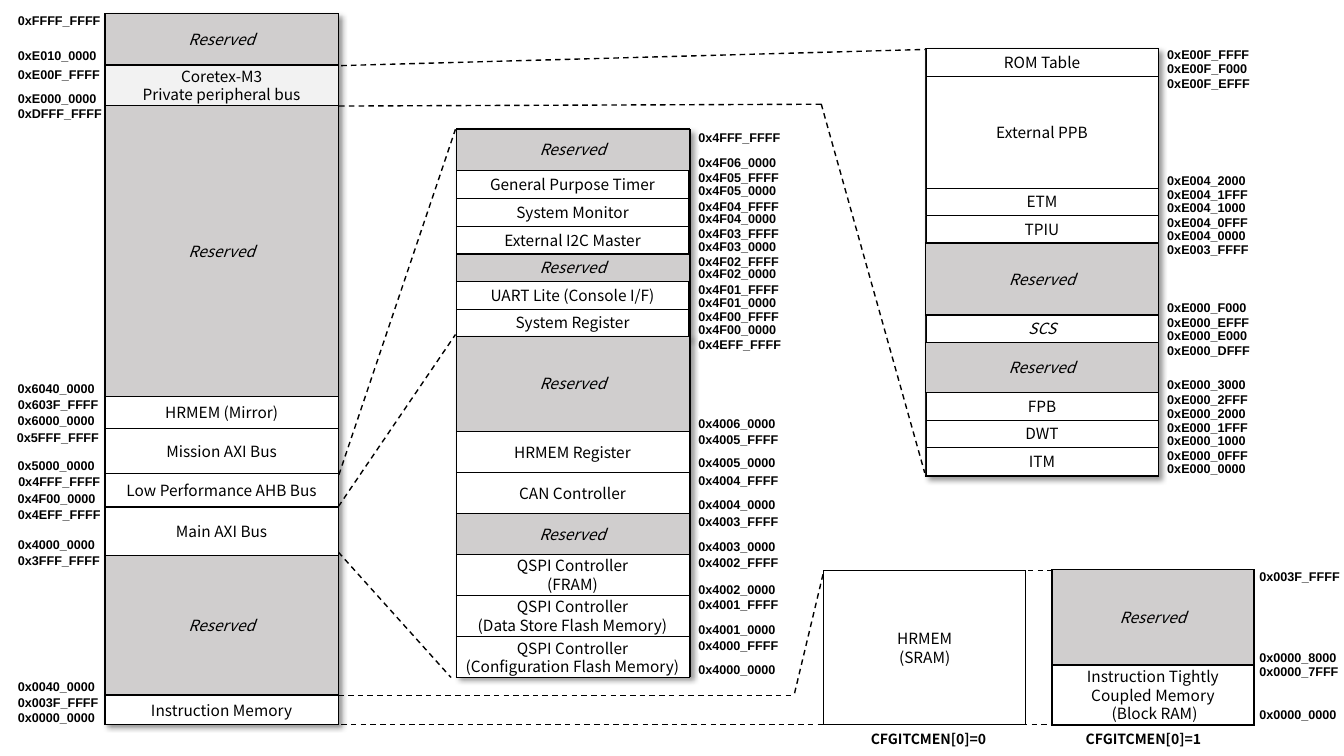
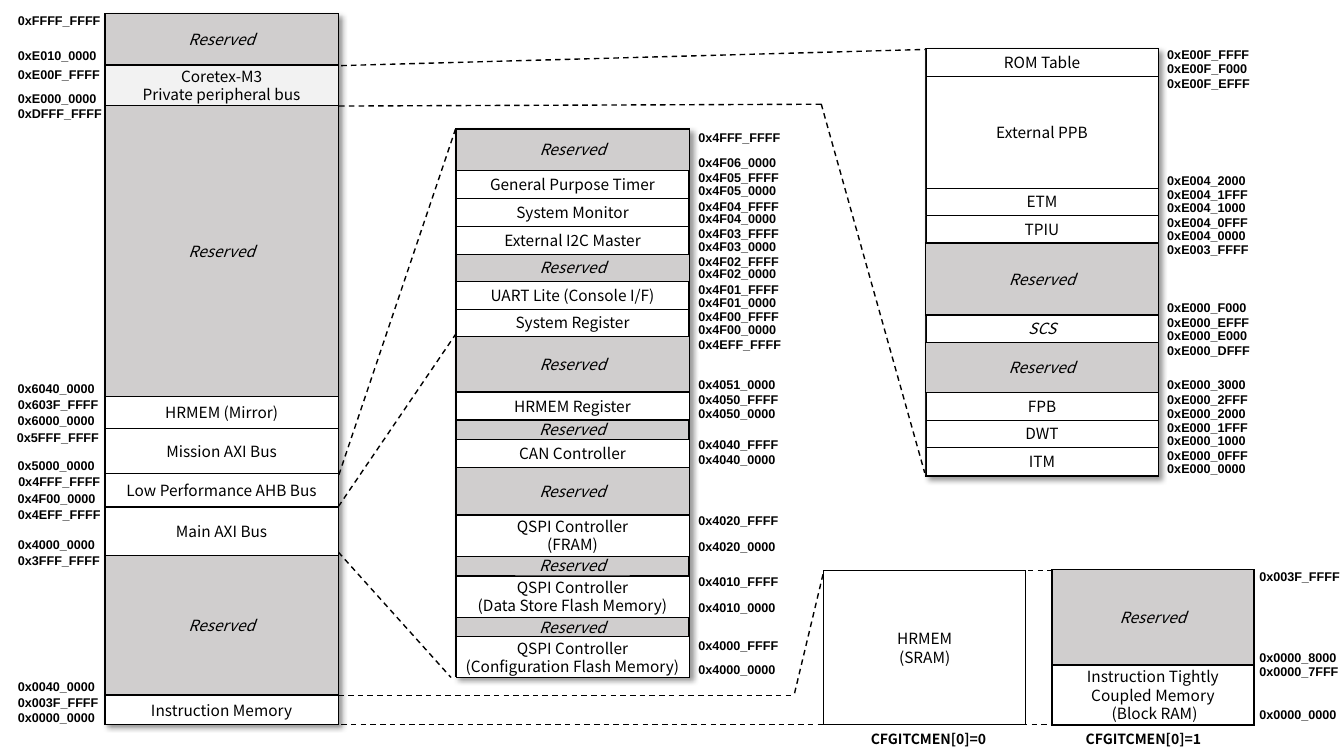
Before and after one commit to spacecubics/scobc-fpga-technical-reference-manual, a slide deck: slide 1 of images/fpga_reg_spec.pptx. Drawn at 1344x756 pixels with LibreOffice and Linux fonts; fonts in the diff are those of the drawing. Boxes give left, top, right and bottom in pixels: in the first picture for what was removed or moved away, otherwise in the second. Text is boxed around its words. In the diff, an @@ line names an element or a change of style, - is before the commit and + after.

```diff
--- a/images/fpga_reg_spec.pptx
+++ b/images/fpga_reg_spec.pptx
@@ rectangle: place and size @@
-rectangle at (457, 337, 690, 676)
+rectangle at (456, 129, 689, 677)
@@ rectangle removed at (457, 130, 690, 338) @@
@@ rectangle "Reserved": place and size @@
-rectangle "Reserved" at (457, 337, 690, 432)
+rectangle "Reserved" at (457, 337, 690, 391)
@@ rectangle "Reserved" at (457, 337, 690, 391): outline #000000 1 pt to #000000 0.5 pt @@
@@ 3 rectangles: place and size @@
-3 rectangles at (456, 416, 805, 596)
+3 rectangles at (456, 377, 805, 557)
@@ text in rectangle at (698, 380, 775, 391): text changed @@
-0x4006_0000
+0x4051_0000
@@ rectangle "HRMEM Register": place and size @@
-rectangle "HRMEM Register" at (456, 432, 689, 473)
+rectangle "HRMEM Register" at (456, 392, 689, 419)
@@ text in rectangle at (698, 395, 778, 406): text changed @@
-0x4005_FFFF
+0x4050_FFFF
@@ text in rectangle at (698, 409, 775, 420): text changed @@
-0x4005_0000
+0x4050_0000
@@ rectangle "0x4050_0000": place and size @@
-rectangle "0x4050_0000" at (699, 456, 805, 471)
+rectangle "0x4050_0000" at (699, 406, 805, 421)
@@ rectangle "CAN Controller": place and size @@
-rectangle "CAN Controller" at (456, 473, 689, 514)
+rectangle "CAN Controller" at (456, 440, 689, 467)
@@ rectangle added at (457, 420, 690, 440), fill #D0CECE, outline #000000 0.5 pt, 11 pt, text #000000, italic @@
+Reserved
@@ text in rectangle at (698, 440, 778, 451): text changed @@
-0x4004_FFFF
+0x4040_FFFF
@@ rectangle "0x4040_FFFF": place and size @@
-rectangle "0x4040_FFFF" at (699, 473, 805, 488)
+rectangle "0x4040_FFFF" at (699, 437, 805, 452)
@@ rectangle "Reserved": place and size @@
-rectangle "Reserved" at (456, 513, 689, 555)
+rectangle "Reserved" at (456, 468, 689, 515)
@@ 3 rectangles: place and size @@
-3 rectangles at (699, 497, 805, 597)
+3 rectangles at (699, 452, 805, 555)
@@ text in rectangle at (698, 455, 775, 466): text changed @@
-0x4004_0000
+0x4040_0000
@@ text in rectangle at (698, 516, 778, 527): text changed @@
-0x4002_FFFF
+0x4020_FFFF
@@ rectangle removed at (699, 538, 805, 554) @@
-0x4003_0000
@@ rectangle removed at (699, 514, 805, 529) @@
-0x4003_FFFF
@@ rectangle added at (457, 557, 690, 576), fill #D0CECE, outline #000000 0.5 pt, 11 pt, text #000000, italic @@
+Reserved
@@ text in rectangle at (698, 542, 775, 553): text changed @@
-0x4002_0000
+0x4020_0000
@@ 2 rectangles, 1 text: place and size @@
-2 rectangles, 1 text at (456, 596, 805, 637)
+2 rectangles, 1 text at (456, 576, 805, 617)
@@ text at (698, 577, 778, 588): text changed @@
-0x4001_FFFF
+0x4010_FFFF
@@ rectangle added at (457, 617, 690, 636), fill #D0CECE, outline #000000 0.5 pt, 11 pt, text #000000, italic @@
+Reserved
@@ text in rectangle at (698, 603, 775, 614): text changed @@
-0x4001_0000
+0x4010_0000
```
Also in this commit, not shown: 1 other file.
